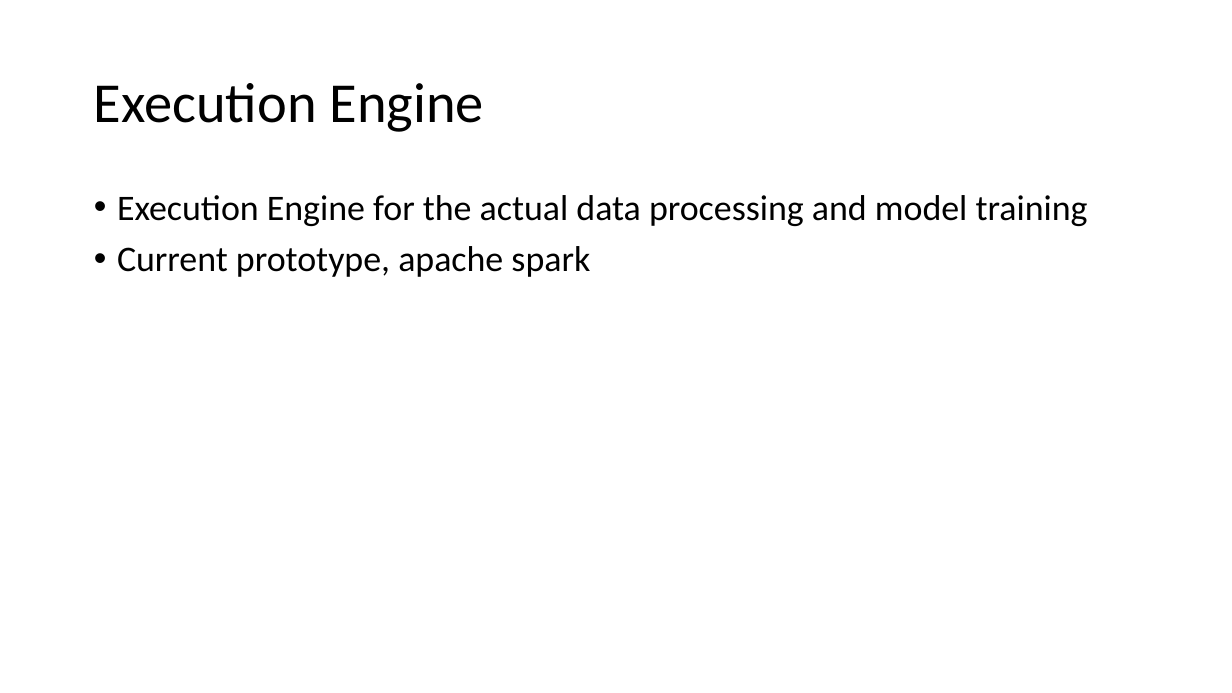
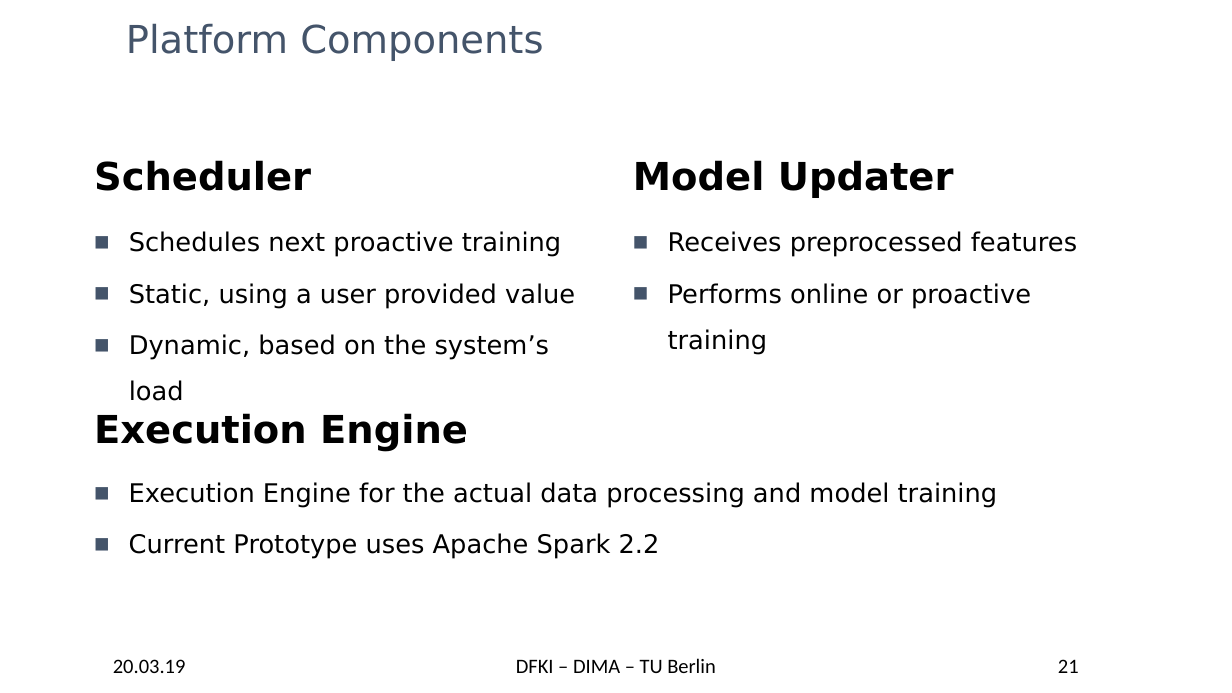
Before and after one commit to TU-Berlin-DIMA/continuous-pipeline-deployment, a slide deck: slide 21 of slides/edbt-2019/edbt-2019.pptx (slide 25 before the commit). Drawn at 1232x693 pixels with LibreOffice and Linux fonts; fonts in the diff are those of the drawing; background and template pictures are left out. Boxes give left, top, right and bottom in pixels: in the first picture for what was removed or moved away, otherwise in the second. Text is boxed around its words. In the diff, an @@ line names an element or a change of style, - is before the commit and + after.

```diff
--- a/slides/edbt-2019/edbt-2019.pptx
+++ b/slides/edbt-2019/edbt-2019.pptx
@@ title added at box(126, 23, 543, 61), 30 pt, text #44546A @@
+Platform Components
@@ text added at box(94, 160, 311, 191), 30 pt, text #000000, bold @@
+Scheduler
@@ text added at box(633, 160, 954, 198), 30 pt, text #000000, bold @@
+Model Updater
@@ text added at box(129, 231, 575, 401), 20 pt, text #000000 @@
+■ Schedules next proactive training
+■ Static, using a user provided value
+■ Dynamic, based on the system’s load
@@ text added at box(668, 231, 1077, 355), 20 pt, text #000000 @@
+■ Receives preprocessed features
+■ Performs online or proactive training
@@ text "Execution Engine": place and size @@
-text "Execution Engine" at box(94, 83, 484, 132)
+text "Execution Engine" at box(94, 413, 468, 451)
@@ text "Execution Engine" at box(94, 413, 468, 451): size 44 to 30 pt, font Calibri to DejaVu Sans, bold on; more space between paragraphs; vertical alignment middle to bottom @@
@@ text "Execution Engine for the actual ...": place and size @@
-text "Execution Engine for the actual ..." at box(117, 195, 1088, 277)
+text "Execution Engine for the actual ..." at box(129, 482, 997, 559)
@@ text at box(129, 482, 997, 508): size 28 to 20 pt, font Calibri to DejaVu Sans in "Execution Engine for the actual data processing ..."; bullet • to ■; line spacing 0.9 to 1.5; less space between paragraphs @@
@@ text at box(129, 533, 660, 559): text changed; size 28 to 20 pt; font Calibri to DejaVu Sans @@
-• Current prototype, apache spark
+■ Current Prototype uses Apache Spark 2.2
@@ text added at box(113, 659, 186, 673), 16 pt, text #000000 @@
+20.03.19
@@ text added at box(516, 658, 716, 673), 16 pt, text #000000 @@
+DFKI – DIMA – TU Berlin
@@ page number added at box(1058, 659, 1079, 673), 16 pt, text #000000 @@
+21
```
Also in this commit, not shown: 10 other slides changed, 25 slides added, 18 slides removed, 7 other files.
